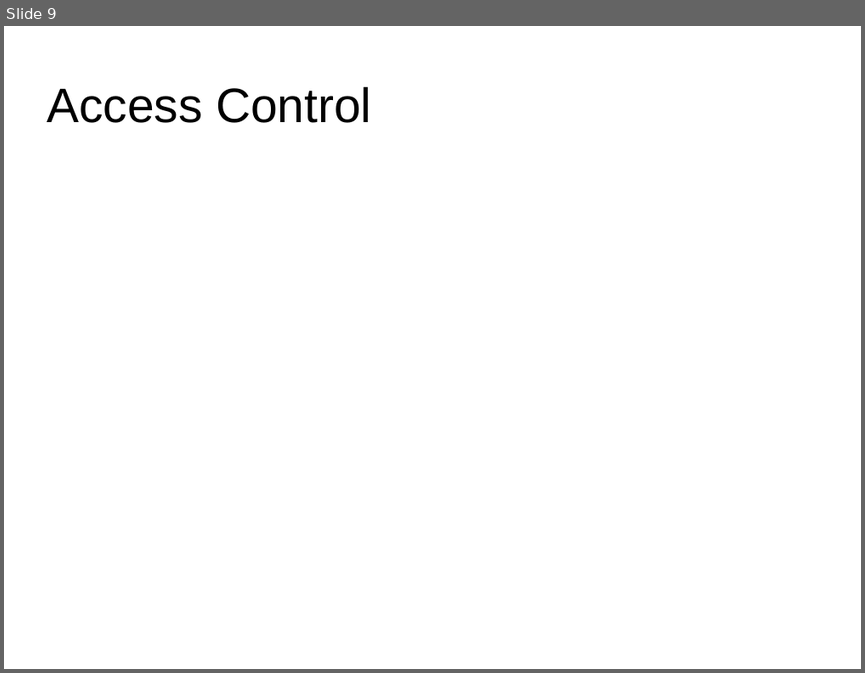
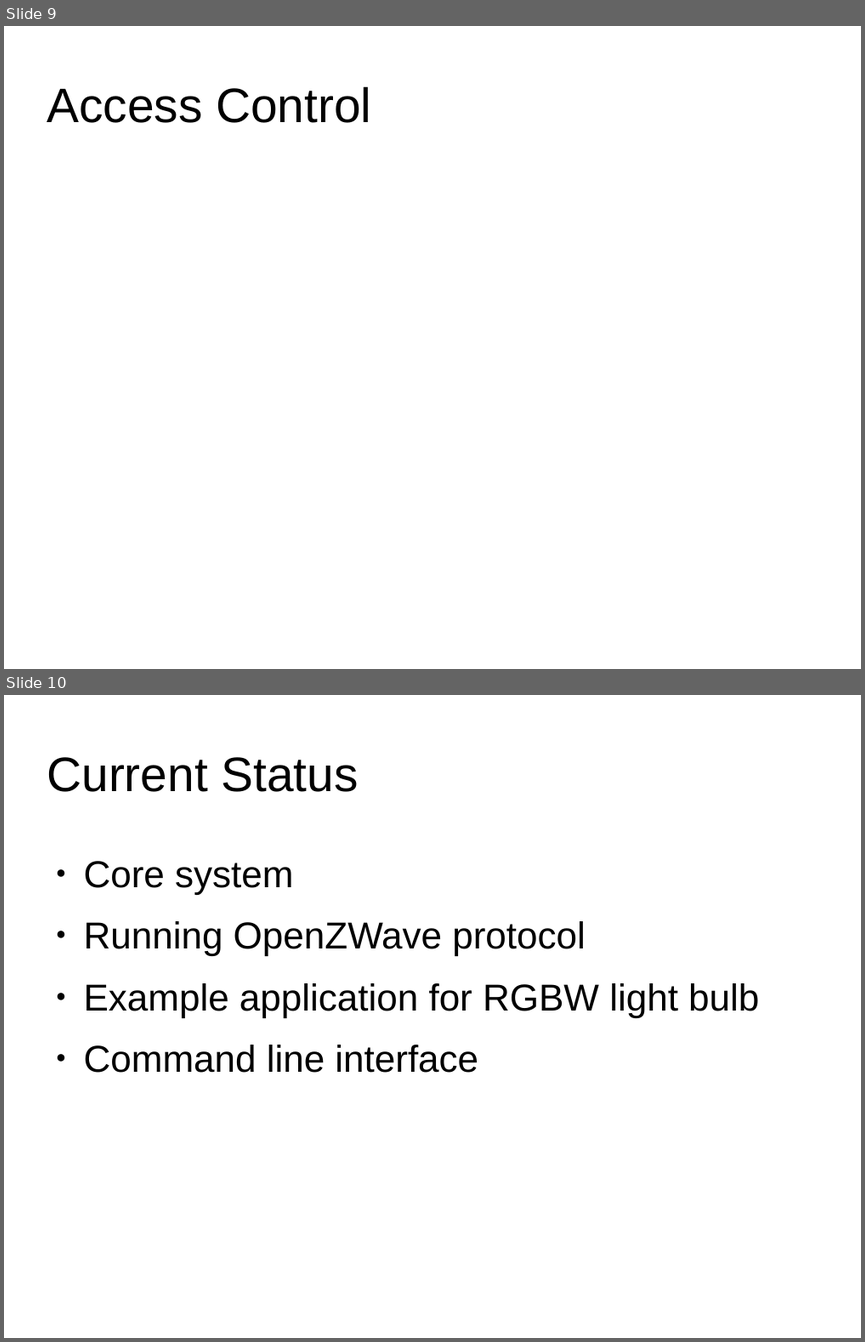
Before and after one commit to 0xCafeDude/crossPlatformAlternativeHomeOS, a slide deck: presentation/presentation.odp. Shown one above the other, each under a label of ours: slide 9 before the commit, slides 9 and 10 after it. The pictures are 865x673 and 865x1342 pixels, drawn with LibreOffice and Linux fonts; fonts in the diff are those of the drawing; background and template pictures are left out. Boxes give left, top, right and bottom in pixels: in the first picture for what was removed or moved away, otherwise in the second. Text is boxed around its words. In the diff, an @@ line names an element or a change of style, - is before the commit and + after.

```diff
--- a/presentation/presentation.odp
+++ b/presentation/presentation.odp
@@ slide 10 added at (4, 695, 861, 1338), background #FFFFFF @@
@@ title added at (46, 757, 358, 792), 44.8 pt, text #000000 @@
+Current Status
@@ text added at (84, 861, 759, 1072), 34.7 pt, text #000000 @@
+● Core system
+● Running OpenZWave protocol
+● Example application for RGBW light bulb
+● Command line interface
```
Also in this commit, not shown: 2 slides changed, 1 slide removed.
